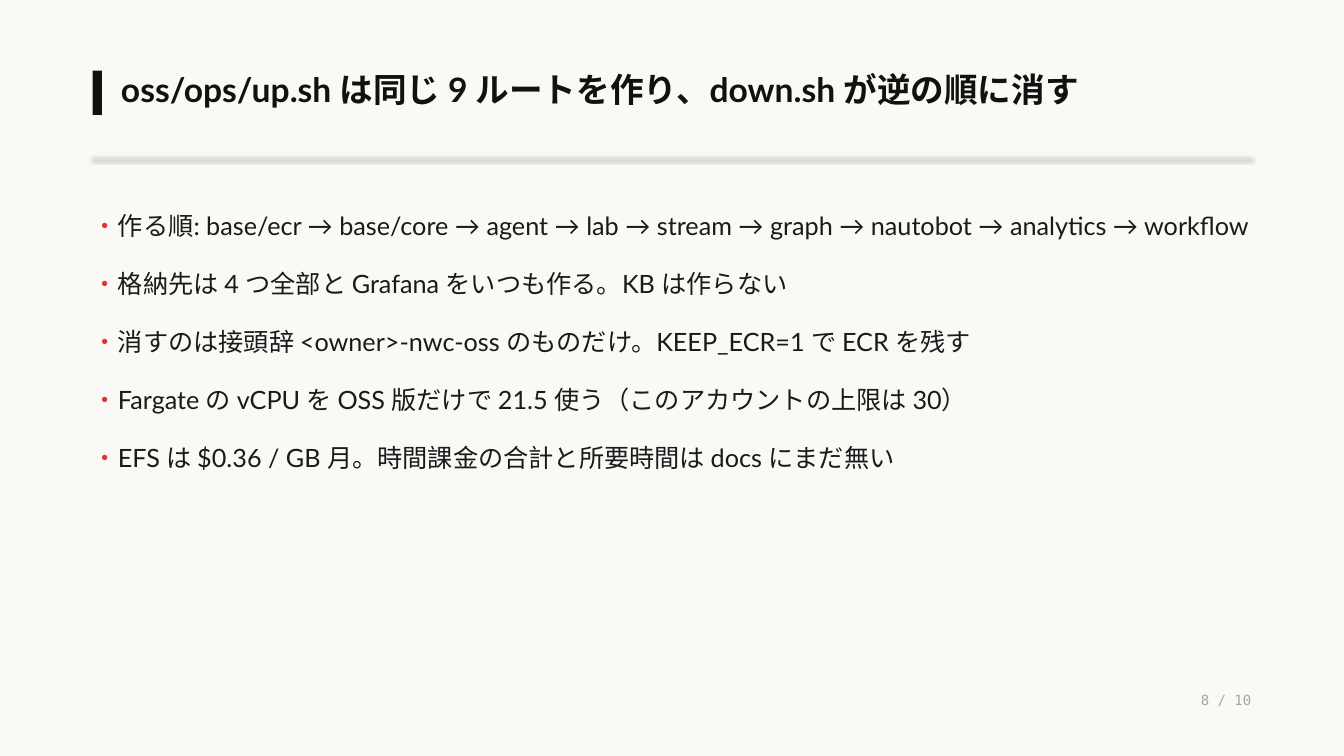
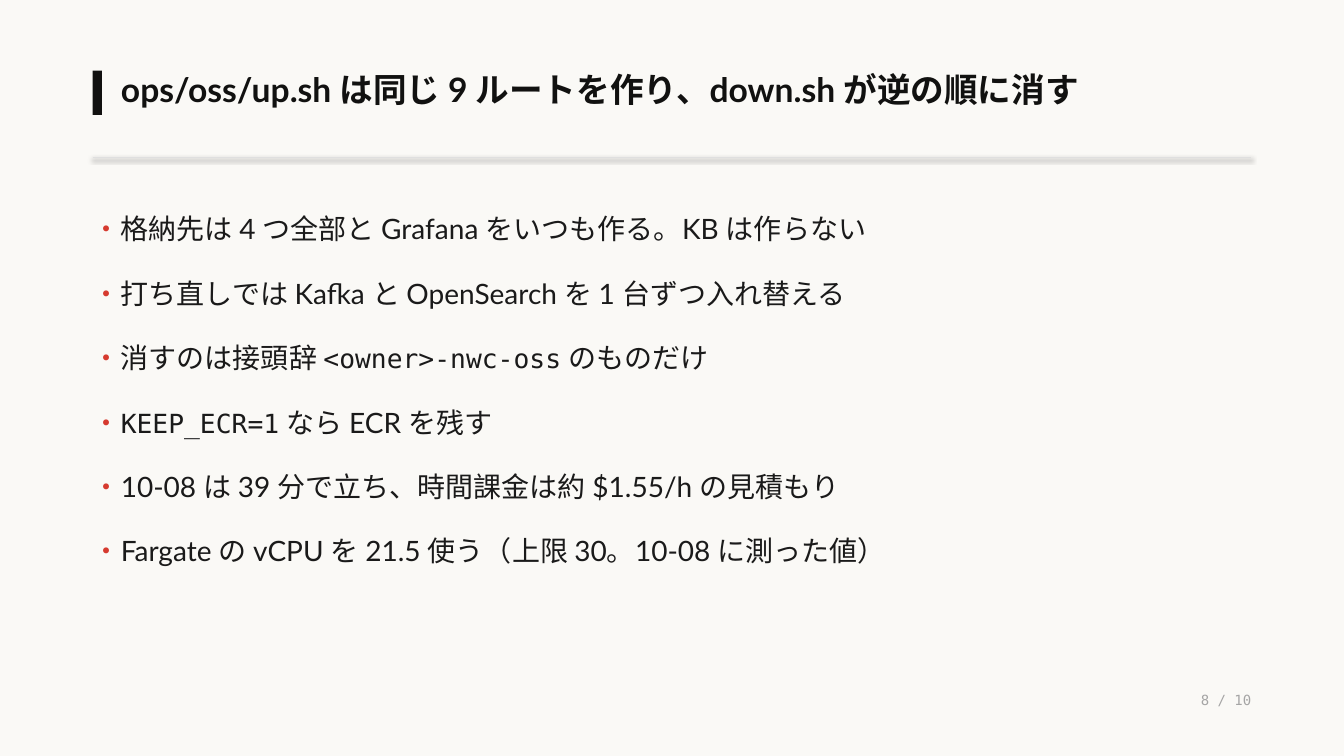
Before and after one commit to eddie-eights/nwc-poc, a slide deck: slide 8 of docs/architecture-oss.pptx. Drawn at 1344x756 pixels with LibreOffice and Linux fonts; fonts in the diff are those of the drawing. Boxes give left, top, right and bottom in pixels: in the first picture for what was removed or moved away, otherwise in the second. Text is boxed around its words. In the diff, an @@ line names an element or a change of style, - is before the commit and + after.

```diff
--- a/docs/architecture-oss.pptx
+++ b/docs/architecture-oss.pptx
@@ text at (x1=121, y1=73, x2=1078, y2=108): text changed @@
-oss/ops/up.sh は同じ 9 ルートを作り、down.sh が逆の順に消す
+ops/oss/up.sh は同じ 9 ルートを作り、down.sh が逆の順に消す
@@ text at (x1=93, y1=214, x2=1249, y2=239): paragraph removed @@
-・作る順: base/ecr → base/core → agent → lab → stream → graph → nautobot → analytics → workflow
@@ text at (x1=93, y1=215, x2=866, y2=242): size 18 to 20 pt in "・格納先は 4 つ全部と Grafana をいつも作る。KB は作らない" @@
@@ text at (x1=93, y1=280, x2=886, y2=566): text changed; size 18 to 20 pt @@
-・消すのは接頭辞 <owner>-nwc-oss のものだけ。KEEP_ECR=1 で ECR を残す
-・Fargate の vCPU を OSS 版だけで 21.5 使う（このアカウントの上限は 30）
-・EFS は $0.36 / GB 月。時間課金の合計と所要時間は docs にまだ無い
+・打ち直しでは Kafka と OpenSearch を 1 台ずつ入れ替える
+・消すのは接頭辞 <owner>-nwc-oss のものだけ
+・KEEP_ECR=1 なら ECR を残す
+・10-08 は 39 分で立ち、時間課金は約 $1.55/h の見積もり
+・Fargate の vCPU を 21.5 使う（上限 30。10-08 に測った値）
```
Also in this commit, not shown: 8 other slides changed, 1 other file.
